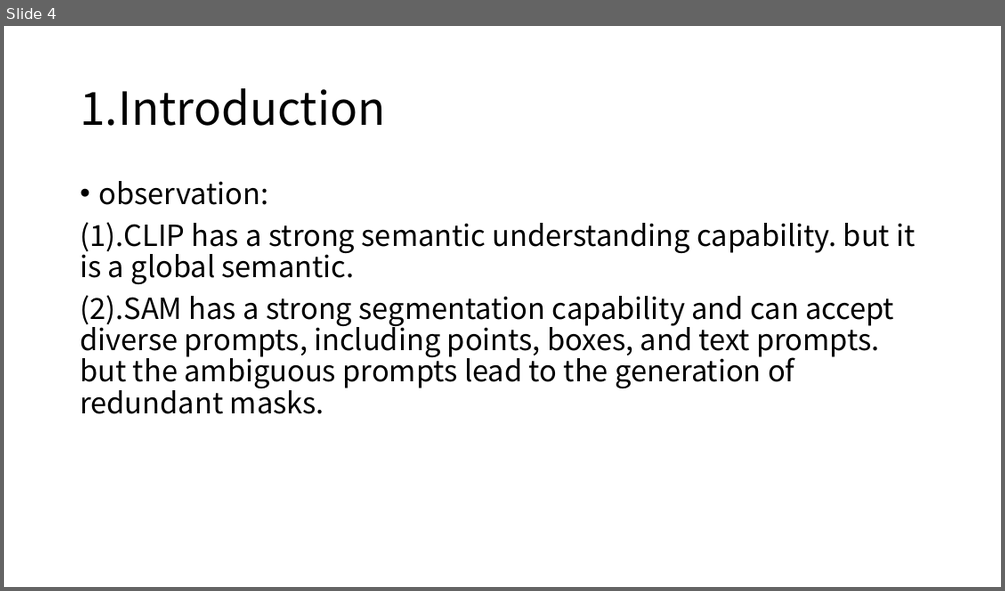
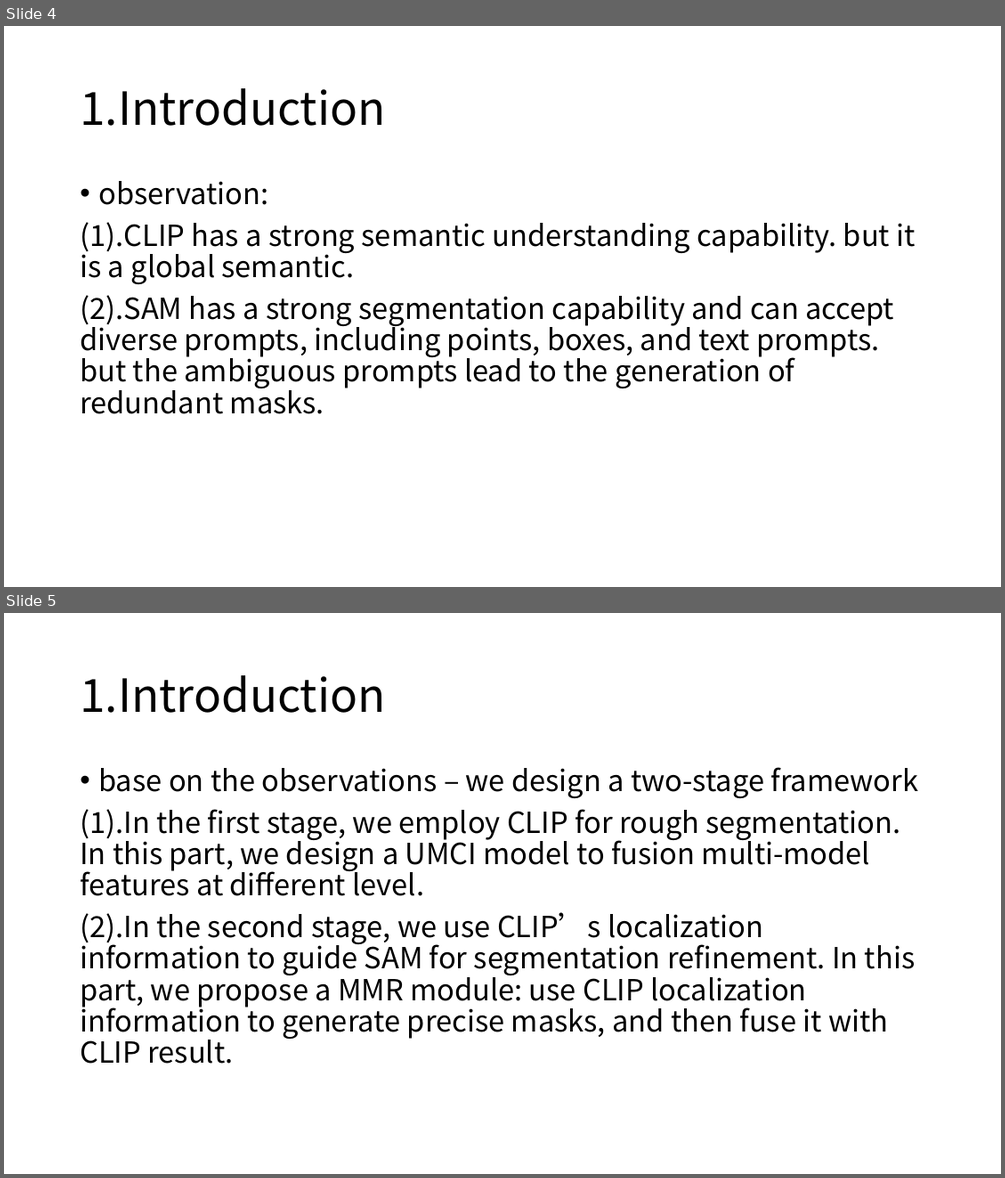
Before and after one commit to wushengxin2012/fileRepository, a slide deck: SAM-CLIP-2401.12665v2.pptx. Shown one above the other, each under a label of ours: slide 4 before the commit, slides 4 and 5 after it. The pictures are 1005x591 and 1005x1178 pixels, drawn with LibreOffice and Linux fonts; fonts in the diff are those of the drawing. Boxes give left, top, right and bottom in pixels: in the first picture for what was removed or moved away, otherwise in the second. Text is boxed around its words. In the diff, an @@ line names an element or a change of style, - is before the commit and + after.

```diff
--- a/SAM-CLIP-2401.12665v2.pptx
+++ b/SAM-CLIP-2401.12665v2.pptx
@@ slide 5 added at (4,613,1001,1174), background #FFFFFF @@
@@ title added at (80,675,385,713), 44 pt, text #000000 @@
+1.Introduction
@@ text added at (80,767,919,1063), 28 pt, text #000000 @@
+• base on the observations – we design a two-stage framework
+(1).In the first stage, we employ CLIP for rough segmentation. In this part, we design a UMCI model to fusion multi-model features at different level.
+(2).In the second stage, we use CLIP’s localization information to guide SAM for segmentation refinement. In this part, we propose a MMR module: use CLIP localization information to generate precise masks, and then fuse it with CLIP result.
```
Also in this commit, not shown: 7 other slides added, 2 other files.
